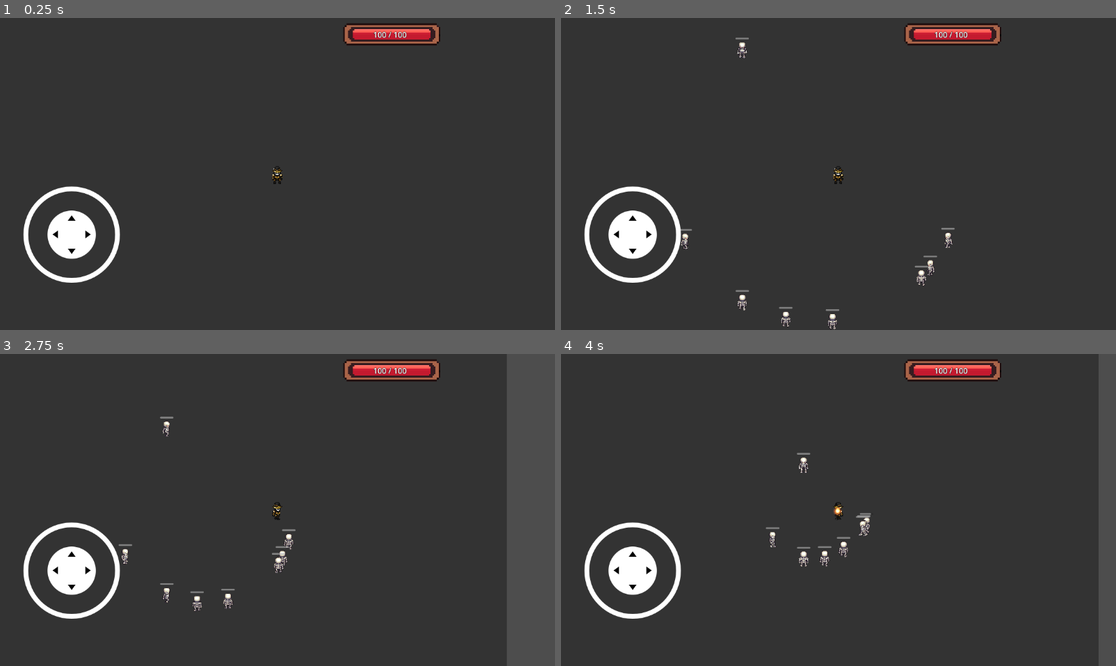
Above: before the commit, frames 1-4 (two rows, left to right).
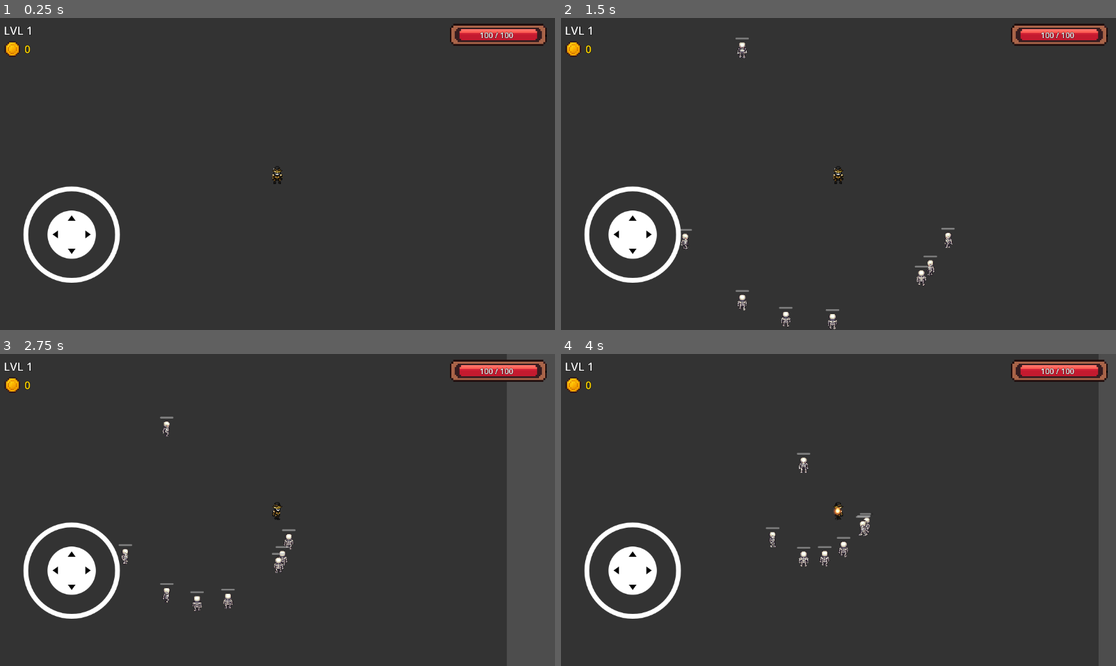
Above: after the commit, the same moments.

Repository: ondrajasnik/RocnikovyProjekt
Game: Godot game, scene res://scenes/main.tscn
Same seed, same stepped clock (60 frames per second), same inputs: the game is played once before the commit and once after it.
Inputs (mouse positions are in pixels of both pictures, inside the frame that each line leads up to):
- Up to frame 1 (0.25 s): no input
- Up to frame 2 (1.5 s): tap Enter at 0.5 s; move the mouse to (960, 158) at 0.52 s; hold Right (ui_right) 0.53-1.25 s; click (960, 158) at 0.67 s; drag from (727, 189) to (960, 242) at 1.27 s
- Up to frame 3 (2.75 s): move the mouse to (333, 441) at 2.02 s; hold Right (ui_right) from 2.03 s (still down)
- Up to frame 4 (4 s): release Right (ui_right) at 2.75 s; drag from (810, 572) to (683, 553) at 2.77 s; move the mouse to (1005, 556) at 3.52 s; hold Left (ui_left) from 3.53 s (still down)

The runs differ from the first frame. In frame 1, 2.1% of the frame differs, in the area x 0-99%, y 1-13%; in frame 2, 2.1%; in frame 3, 2.2%; in frame 4, 2.2%.

Commit message:
Add UI for level and gold display, fix healthbar positioning

Diff:
--- a/scenes/ui.tscn
+++ b/scenes/ui.tscn
@@ -1,8 +1,9 @@
-[gd_scene load_steps=4 format=3 uid="uid://c65tg7whw1770"]
+[gd_scene load_steps=5 format=3 uid="uid://c65tg7whw1770"]
 
 [ext_resource type="Texture2D" uid="uid://df75iob8nvrc" path="res://assets/buttons/health.png" id="1"]
 [ext_resource type="Texture2D" uid="uid://ca3duh8ybajup" path="res://assets/buttons/bar.png" id="2"]
 [ext_resource type="Script" uid="uid://bii23haldsxeq" path="res://scripts/ui.gd" id="3"]
+[ext_resource type="Texture2D" uid="uid://cc7xiephxwxhd" path="res://assets/PlayerMageTexture/orb_gold.png" id="4"]
 
 [node name="UI" type="CanvasLayer"]
 script = ExtResource("3")
@@ -21,30 +22,30 @@
 [node name="HealthBarFull" type="TextureRect" parent="HealthBarContainer"]
 texture_filter = 1
 layout_mode = 0
-offset_left = -239.0
-offset_top = -9.0
-offset_right = -38.0
-offset_bottom = 37.0
+offset_left = -18.0
+offset_top = -8.0
+offset_right = 183.0
+offset_bottom = 38.0
 texture = ExtResource("1")
 expand_mode = 1
 
 [node name="HealthBarEmpty" type="TextureRect" parent="HealthBarContainer"]
 texture_filter = 1
 layout_mode = 0
-offset_left = -220.0
-offset_top = 2.0
-offset_right = -56.0
-offset_bottom = 27.0
+offset_left = 1.0
+offset_top = 3.0
+offset_right = 165.0
+offset_bottom = 28.0
 texture = ExtResource("2")
 expand_mode = 1
 
 [node name="HealthText" type="Label" parent="HealthBarContainer"]
 texture_filter = 1
 layout_mode = 0
-offset_left = -219.0
-offset_top = -18.0
-offset_right = -65.0
-offset_bottom = 47.0
+offset_left = 2.0
+offset_top = -17.0
+offset_right = 156.0
+offset_bottom = 48.0
 theme_override_colors/font_color = Color(1, 1, 1, 1)
 theme_override_colors/font_outline_color = Color(0, 0, 0, 1)
 theme_override_constants/outline_size = 2
@@ -52,3 +53,52 @@
 text = "100 / 100"
 horizontal_alignment = 1
 vertical_alignment = 1
+
+[node name="LevelContainer" type="Control" parent="."]
+layout_mode = 3
+anchors_preset = 0
+offset_left = 20.0
+offset_top = 20.0
+offset_right = 120.0
+offset_bottom = 60.0
+
+[node name="LevelLabel" type="Label" parent="LevelContainer"]
+layout_mode = 0
+offset_left = -11.0
+offset_top = -14.0
+offset_right = 89.0
+offset_bottom = 26.0
+theme_override_colors/font_color = Color(1, 1, 1, 1)
+theme_override_colors/font_outline_color = Color(0, 0, 0, 1)
+theme_override_constants/outline_size = 3
+theme_override_font_sizes/font_size = 24
+text = "LVL 1"
+vertical_alignment = 1
+
+[node name="GoldContainer" type="Control" parent="."]
+layout_mode = 3
+anchors_preset = 0
+offset_left = 7.0
+offset_top = 45.0
+offset_right = 137.0
+offset_bottom = 85.0
+
+[node name="GoldIcon" type="TextureRect" parent="GoldContainer"]
+layout_mode = 0
+offset_right = 40.0
+offset_bottom = 40.0
+texture = ExtResource("4")
+expand_mode = 1
+stretch_mode = 5
+
+[node name="GoldLabel" type="Label" parent="GoldContainer"]
+layout_mode = 0
+offset_left = 45.0
+offset_right = 130.0
+offset_bottom = 40.0
+theme_override_colors/font_color = Color(1, 0.84, 0, 1)
+theme_override_colors/font_outline_color = Color(0, 0, 0, 1)
+theme_override_constants/outline_size = 3
+theme_override_font_sizes/font_size = 22
+text = "0"
+vertical_alignment = 1
--- a/scripts/ui.gd
+++ b/scripts/ui.gd
@@ -3,9 +3,11 @@
 @onready var health_bar_full = $HealthBarContainer/HealthBarFull
 @onready var health_bar_empty = $HealthBarContainer/HealthBarEmpty
 @onready var health_text = $HealthBarContainer/HealthText
+@onready var level_label = $LevelContainer/LevelLabel
+@onready var gold_label = $GoldContainer/GoldLabel
 
 var player = null
-var max_bar_width = 164.0  # Šířka baru: -56 - (-220) = 164
+var max_bar_width = 164.0  # Šířka baru: 165 - 1 = 164
 
 func _ready():
     player = get_tree().root.find_child("PlayerMage", true, false)
@@ -13,6 +15,8 @@
 func _process(delta):
     if player:
         _update_health_bar()
+        _update_level_display()
+        _update_gold_display()
 
 func _update_health_bar():
     # Procento chybějícího HP
@@ -21,7 +25,13 @@
     # Tmavý bar překrývá zprava doleva podle chybějícího HP
     var empty_width = max_bar_width * missing_health_percent
     health_bar_empty.size.x = empty_width
-    # Posun tmavý bar doprava podle tvé pozice
-    health_bar_empty.position.x = -220.0 + (max_bar_width - empty_width)
+    # Posun tmavý bar doprava - NOVÉ hodnoty pro pozitivní offsety
+    health_bar_empty.position.x = 1.0 + (max_bar_width - empty_width)
 
     health_text.text = str(player.current_hp) + " / " + str(player.max_hp)
+
+func _update_level_display():
+    level_label.text = "LVL " + str(player.level)
+
+func _update_gold_display():
+    gold_label.text = str(player.gold)
